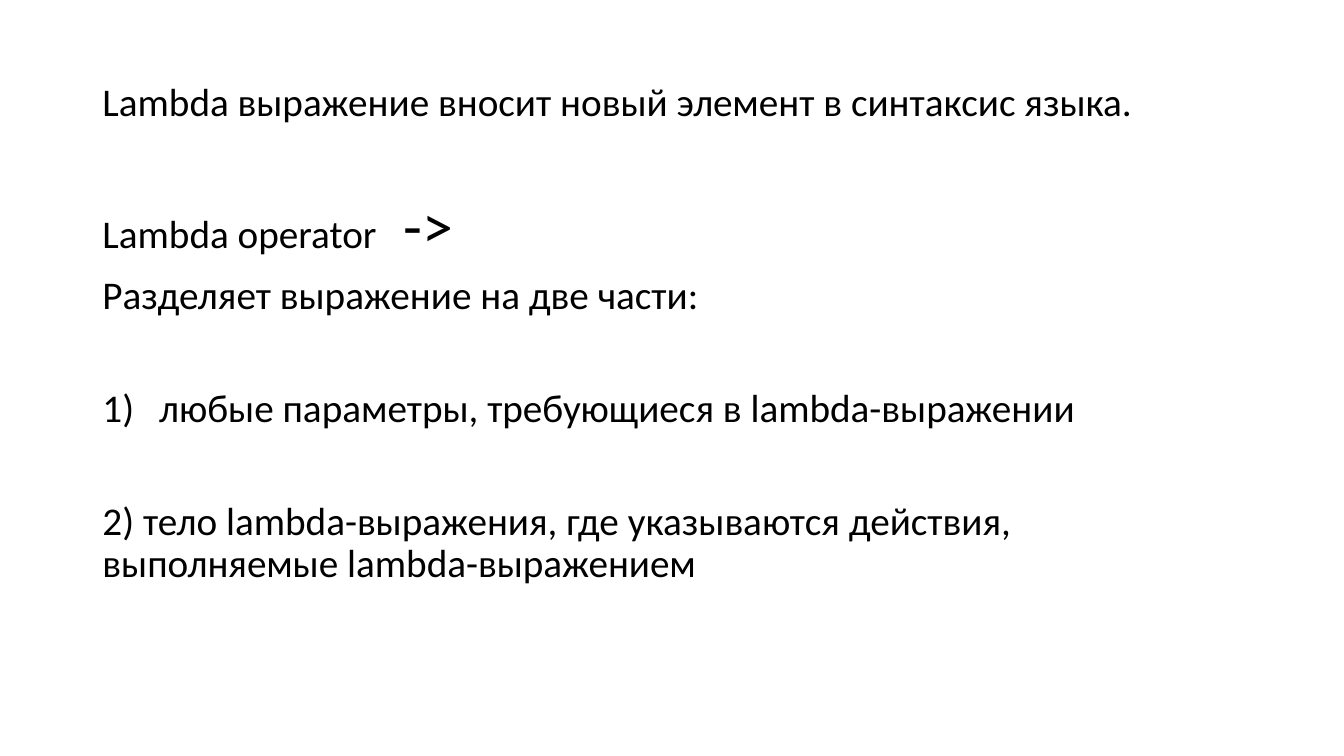
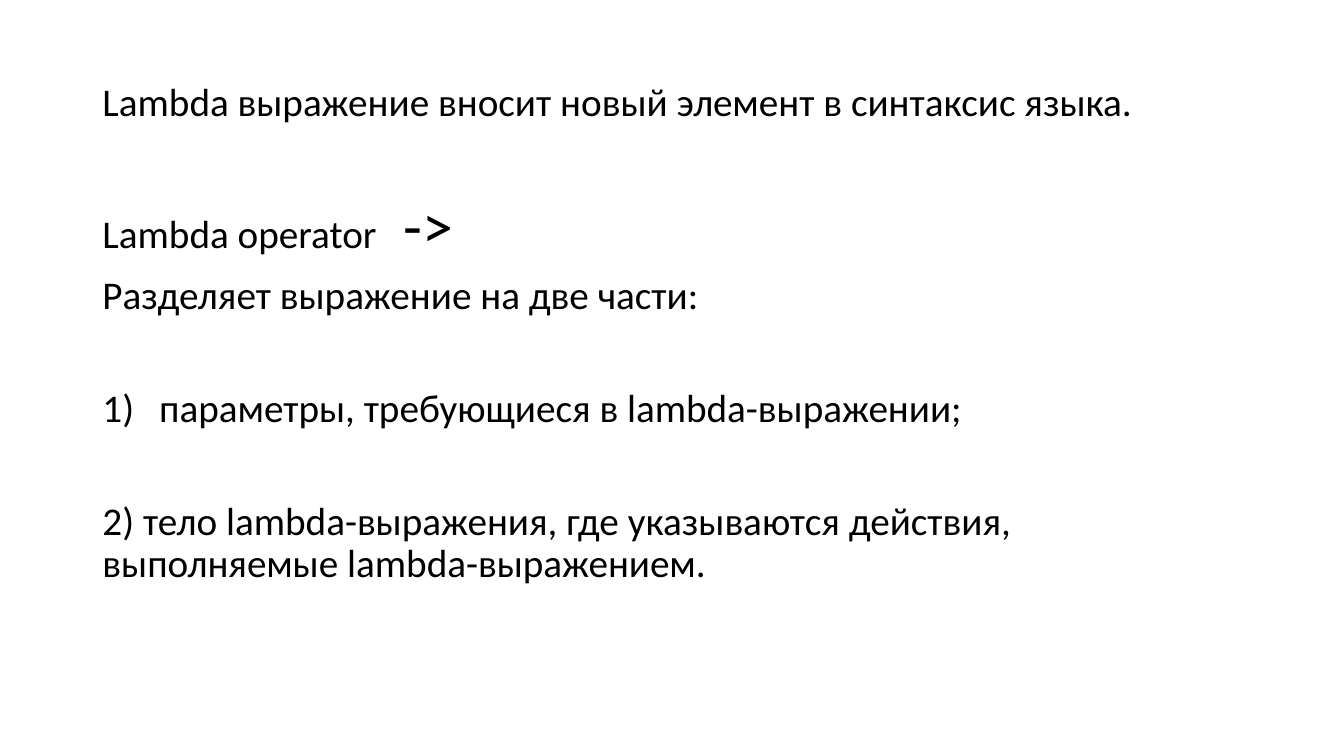
Before and after one commit to infostroytraining/tasks, a slide deck: slide 5 of presentations/java8.pptx. Drawn at 1344x756 pixels with LibreOffice and Linux fonts; fonts in the diff are those of the drawing. Boxes give left, top, right and bottom in pixels: in the first picture for what was removed or moved away, otherwise in the second. Text is boxed around its words. In the diff, an @@ line names an element or a change of style, - is before the commit and + after.

```diff
--- a/presentations/java8.pptx
+++ b/presentations/java8.pptx
@@ text at [102,394,1011,584]: text changed @@
-1) любые параметры, требующиеся в lambda-выражении
-2) тело lambda-выражения, где указываются действия, выполняемые lambda-выражением
+1) параметры, требующиеся в lambda-выражении;
+2) тело lambda-выражения, где указываются действия, выполняемые lambda-выражением.
```
Also in this commit, not shown: 6 other slides changed, 9 slides added.
